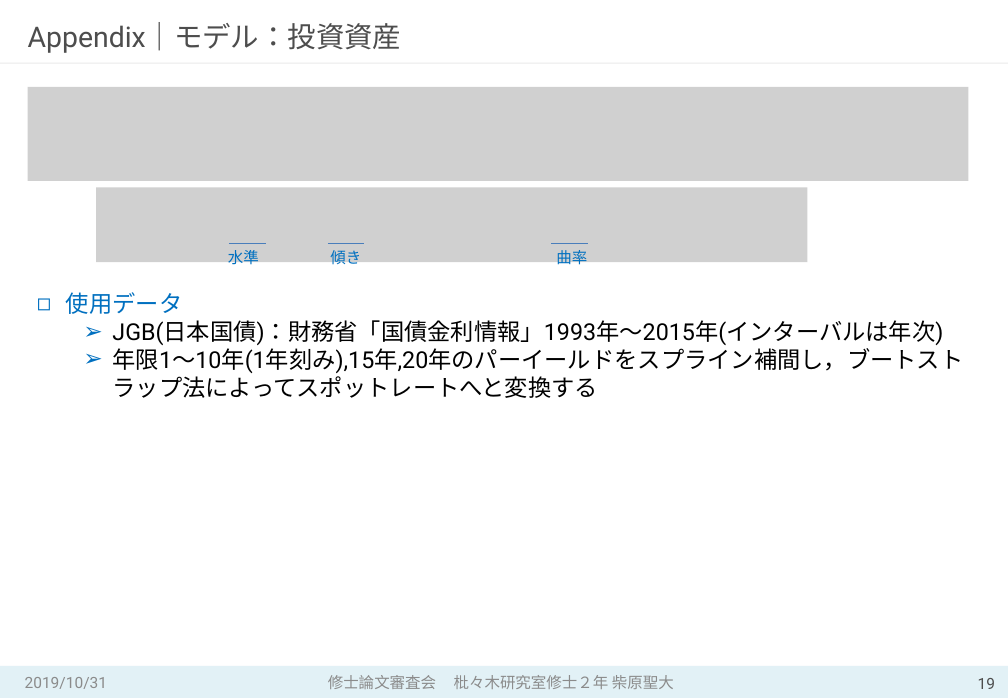
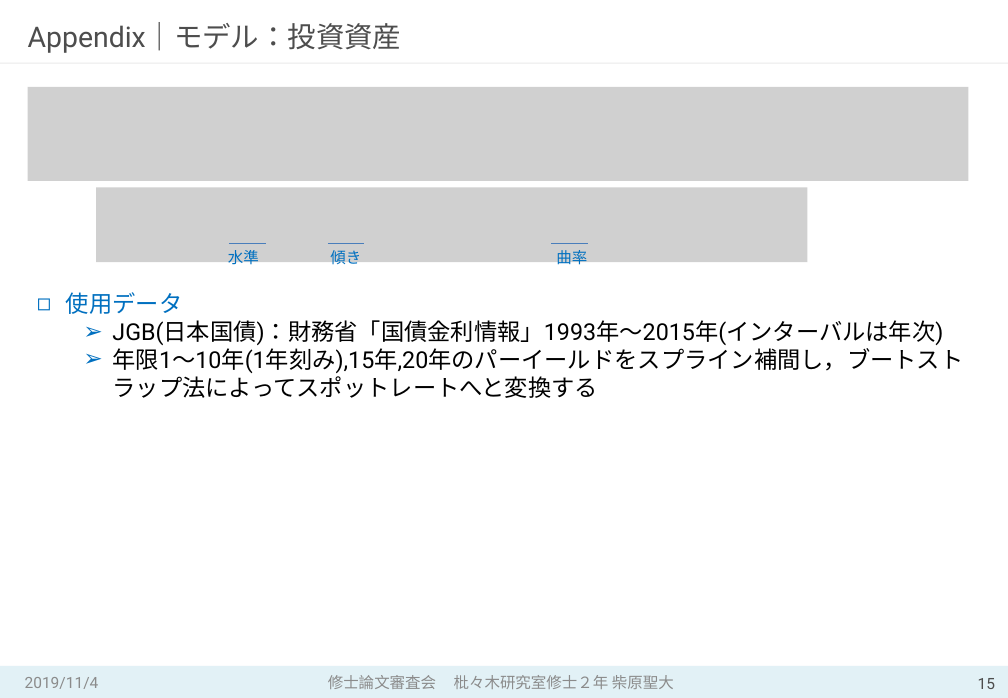
Before and after one commit to MasahiroShibahara/Open, a slide deck: slide 15 of Masahiro_Shibahara②.pptx (slide 19 before the commit). Drawn at 1008x698 pixels with LibreOffice and Linux fonts; fonts in the diff are those of the drawing; grey boxes stand for pictures. Boxes give left, top, right and bottom in pixels: in the first picture for what was removed or moved away, otherwise in the second. Text is boxed around its words. In the diff, an @@ line names an element or a change of style, - is before the commit and + after.

```diff
--- a/Masahiro_Shibahara②.pptx
+++ b/Masahiro_Shibahara②.pptx
@@ text at [25, 677, 99, 689]: text changed @@
-2019/10/31
+2019/11/4
@@ page number at [978, 678, 995, 689]: text changed @@
-19
+15
```
Also in this commit, not shown: 36 other slides changed, 4 slides removed.
